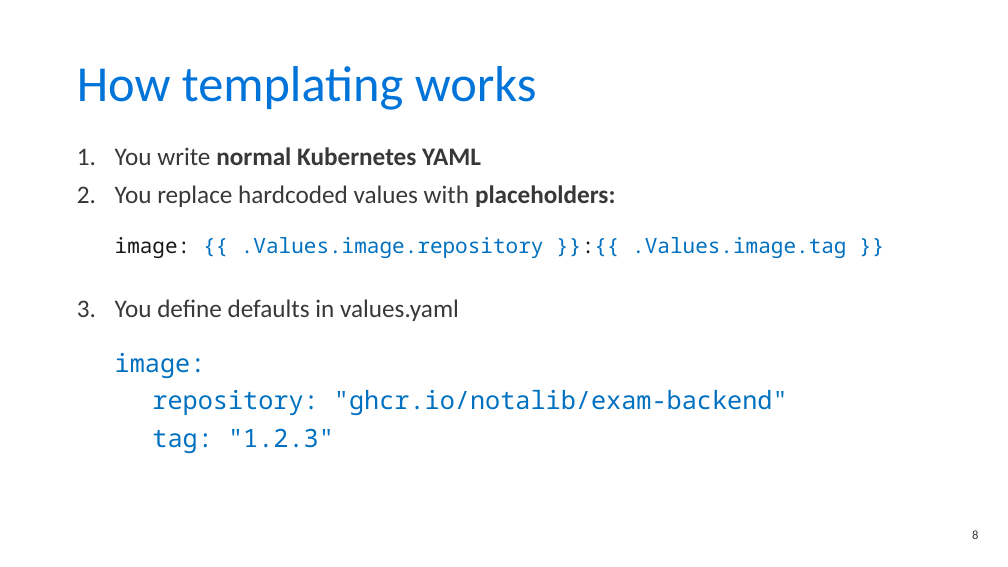
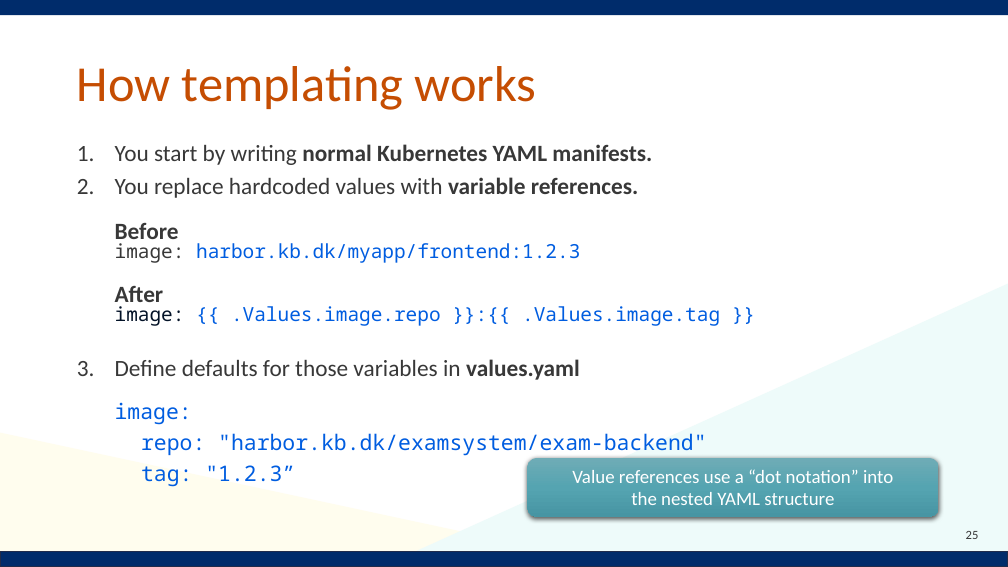
Before and after one commit to Notalib/workshop-helm-charts, a slide deck: slide 25 of Kubernetes_workshop_helm_chart.pptx (slide 8 before the commit). Drawn at 1008x567 pixels with LibreOffice and Linux fonts; fonts in the diff are those of the drawing; background and template pictures are left out. Boxes give left, top, right and bottom in pixels: in the first picture for what was removed or moved away, otherwise in the second. Text is boxed around its words. In the diff, an @@ line names an element or a change of style, - is before the commit and + after.

Commit message:
chore: update presentation

```diff
--- a/Kubernetes_workshop_helm_chart.pptx
+++ b/Kubernetes_workshop_helm_chart.pptx
@@ rectangle added at (0, 0, 1008, 15), fill #002C6B @@
@@ title "How templating works" at (77, 66, 537, 110): text colour #0074D9 to #C54D02 @@
@@ text at (115, 144, 720, 487): text changed; size 24 to 22.2 pt; font Noto Sans Mono to Calibri; text colour #0070C0 to #383838 @@
-1. You write normal Kubernetes YAML
-2. You replace hardcoded values with placeholders:
-   image: {{ .Values.image.repository }}:{{ .Values.image.tag }}
-3. You define defaults in values.yaml
-   image:
-repository: "ghcr.io/notalib/exam-backend"
-tag: "1.2.3"
+1. You start by writing normal Kubernetes YAML manifests.
+2. You replace hardcoded values with variable references.
+   Before
+   image: harbor.kb.dk/myapp/frontend:1.2.3
+   After
+   image: {{ .Values.image.repo }}:{{ .Values.image.tag }}
+3. Define defaults for those variables in values.yaml
+   image:
+repo: "harbor.kb.dk/examsystem/exam-backend"
+tag: "1.2.3”
@@ right triangle added at (381, 284, 1008, 567), fill #EEFBFA @@
@@ right triangle added at (0, 433, 628, 567), fill #FFFDEE @@
@@ rounded rectangle added at (527, 458, 938, 517), fill gradient #70ACB7 to #56A5B2 to #4896A3, 18 pt, text #FFFFFF @@
+Value references use a “dot notation” into
+the nested YAML structure
@@ page number at (966, 531, 979, 539): text changed @@
-8
+25
@@ rectangle added at (0, 552, 1008, 567), fill #002C6B, outline #202D4B 1 pt @@
```
Also in this commit, not shown: 13 other slides changed, 30 slides added, 3 slides removed.
